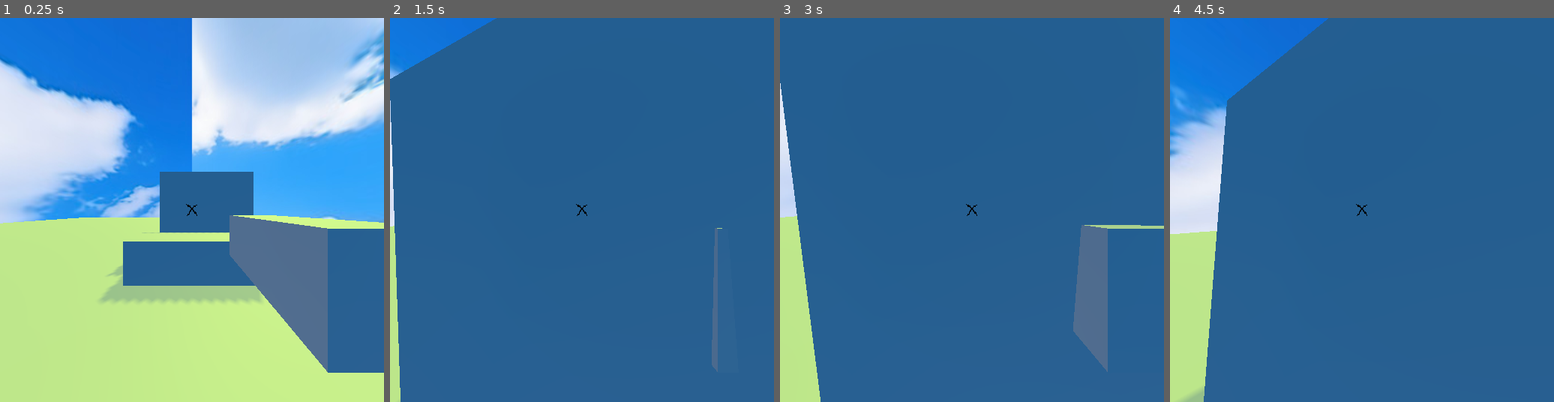
Above: before the commit, frames 1-4 (left to right).
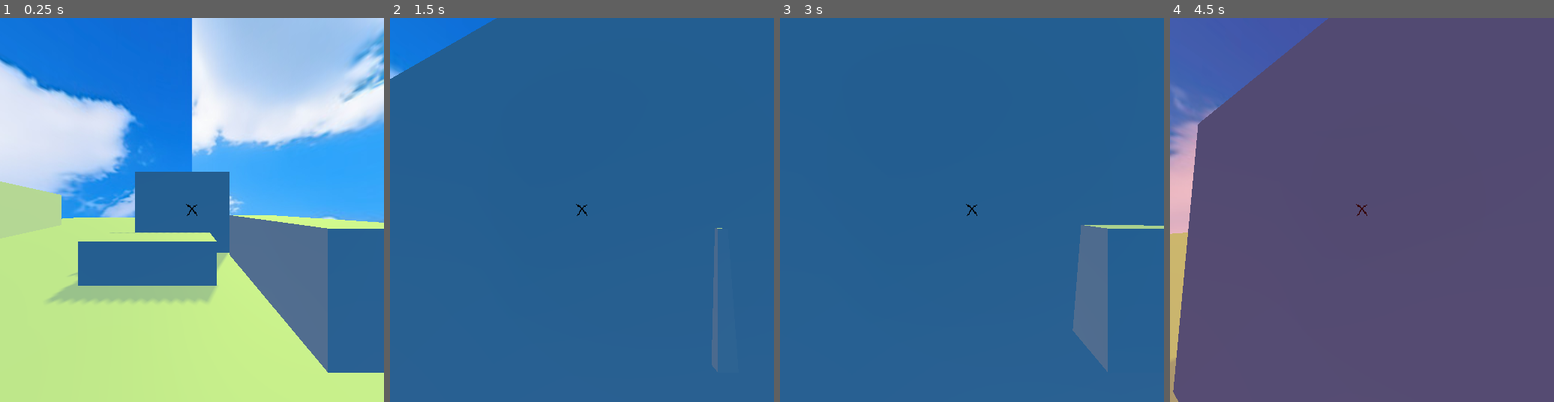
Above: after the commit, the same moments.

Repository: Molivareztl/BananaGame
Game: Godot game, scene res://Scenes/toybox.tscn
The game is run twice, just before and just after one commit, with the same random seed, the same clock (stepped at 60 frames per second) and the same inputs.
Inputs (mouse positions are in pixels of both pictures, inside the frame that each line leads up to):
- Up to frame 1 (0.25 s): no input
- Up to frame 2 (1.5 s): move the mouse to (601, 210) at 0.52 s; hold Ctrl (crouch) 0.53-1.28 s; hold W (up) from 0.53 s (still down); tap Space (jump) at 0.77 s; move the mouse to (562, 210) at 1.27 s; click (562, 210) at 1.35 s
- Up to frame 3 (3 s): keep holding W (up); tap Space (jump) at 1.52 s; move the mouse to (979, 202) at 2.02 s; hold Ctrl (crouch) 2.03-2.78 s; move the mouse to (968, 217) at 2.77 s; click (968, 217) at 2.85 s
- Up to frame 4 (4.5 s): keep holding W (up); tap Space (jump) at 3.02, 3.77 s; move the mouse to (1388, 213) at 3.52 s; hold Ctrl (crouch) 3.53-4.28 s; move the mouse to (1331, 206) at 4.27 s; click (1331, 206) at 4.35 s

The runs differ from the first frame. In frame 1, 6.1% of the frame differs, in the area x 0-68%, y 40-75%; in frame 2, 1.1%; in frame 3, 4.5%; in frame 4, 100%, in the area x 0-100%, y 0-100%.

Commit message:
instantiated new scenes

Diff:
--- a/Scenes/toybox.tscn
+++ b/Scenes/toybox.tscn
@@ -77,9 +77,6 @@
 [node name="CollisionShape3D" type="CollisionShape3D" parent="MeshInstance3D3/StaticBody3D"]
 shape = SubResource("ConvexPolygonShape3D_qj6c7")
 
-[node name="enemy2" parent="MeshInstance3D3" instance=ExtResource("2_apthp")]
-transform = Transform3D(1, 0, 0, 0, 1, 0, 0, 0, 1, 2.95667, -0.928583, 0)
-
 [node name="MeshInstance3D4" type="MeshInstance3D" parent="."]
 transform = Transform3D(1, 0, 0, 0, 1, 0, 0, 0, 1, -3.32578, -0.380076, 0.0492177)
 mesh = SubResource("PrismMesh_yu057")
@@ -91,5 +88,7 @@
 
 [node name="Sky" parent="." instance=ExtResource("2_emhxq")]
 
+[node name="enemy2" parent="." instance=ExtResource("2_apthp")]
+transform = Transform3D(1, 0, 0, 0, 1, 0, 0, 0, 1, 4.67215, 2, 12.6895)
+
 [node name="Enemy1" parent="." instance=ExtResource("4_f2ld7")]
-transform = Transform3D(0.999983, -0.00577701, 0, 0.00577701, 0.999983, 0, 0, 0, 1, -9.17687, 0, 0)
